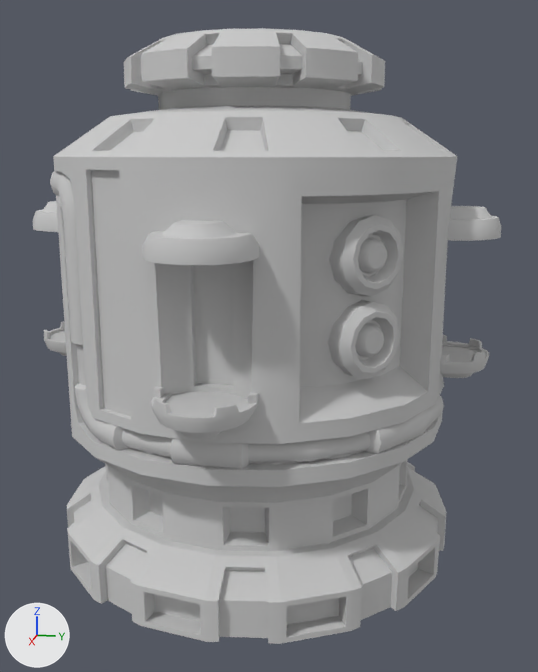
Two versions of the FBX model Assets/Trash/Alexis_Trash/OBJ_Generateur_batterie.fbx, one commit apart.
Camera for both pictures: a 50 mm lens placed at (7.25, 1.59, 3.97), pointed at (0.05, 0.15, 2.17). Every picture has the same lights, and +X, +Y and +Z are marked at lower left. Where no turn or scale is listed for an object, it has been applied to the vertices.

The first picture shows 'OBJ_Generateur_Batterie'.
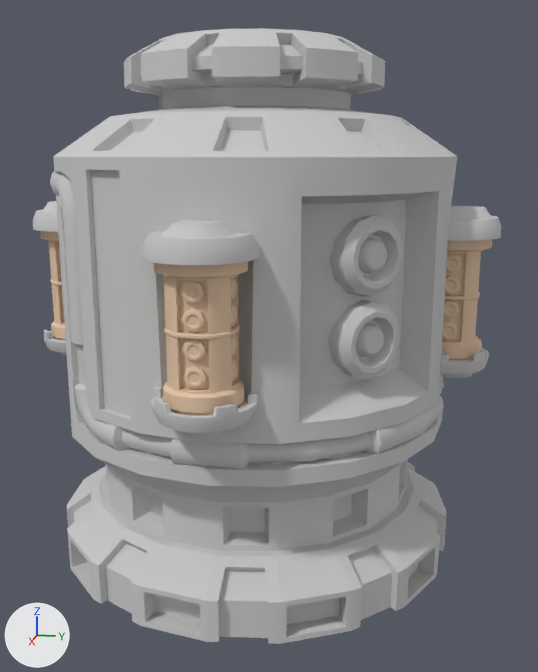
What the commit changed:
Material 'Batterie' (mat_batterie) is new.
Its base color is (0.788, 0.565, 0.388) (beige #e6c6a7).
Its roughness is 0.859.
me_mesh is used by ob_obj_generateur_batterie; location (0.0, 0.0, 0.0).
me_mesh had 3162 vertices, 2966 faces and spanned x -2.33..2.33, y -2.33..2.33, z 0.0..4.96.
me_mesh now has 6954 vertices, 6502 faces and spans x -2.33..2.33, y -2.33..2.33, z 0.0..4.96.
me_mesh part 1: 948 vertices added at x -0.36..0.36, y -2.26..-1.54, z 2.01..3.3.
me_mesh part 2: 948 vertices added at x 1.54..2.26, y -0.36..0.36, z 2.01..3.3.
me_mesh part 3: 948 vertices added at x -0.36..0.36, y 1.54..2.26, z 2.01..3.3.
me_mesh now uses material mat_batterie (beige #e6c6a7).

Location of each change, (x1, y1, x2, y2) in pixels of the pictures (538 x 672 px):
part 1 of me_mesh, added (beige)
    after: (40, 231, 66, 340)
part 2 of me_mesh, added (beige)
    after: (153, 261, 248, 416)
part 3 of me_mesh, added
    after: (442, 239, 492, 360)
